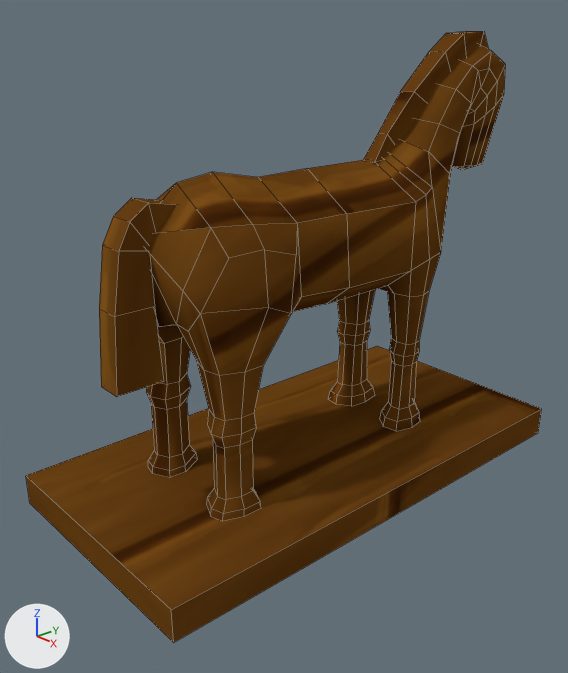
A saved change to the Blender file TowerDefenceGame/Assets/Art/Models/Characters/Trojan.blend.
Both versions are drawn from a 50 mm camera at (4.27, -3.99, 3.36) aimed at (-0.06, -0.18, 1.08). The lights are fixed; the arrows at lower left show +X, +Y and +Z. Mesh edges are drawn as thin lines.
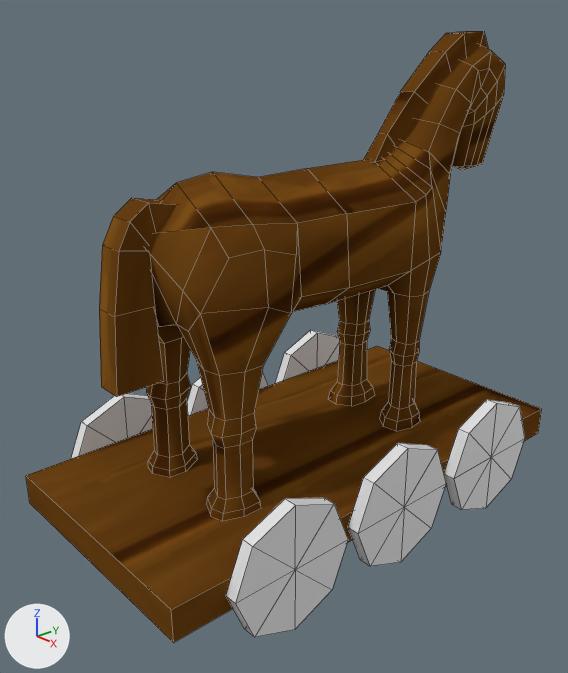
The newer file is also turned or shifted as a whole; pictures and numbers use the older file's frame.

Pixel boxes (x1, y1, x2, y2) of what changed, in the pictures (568 x 673 px):
'Wheel.002', added
    after: (226, 498, 348, 637)
'Wheel.001', added
    after: (348, 443, 446, 566)
'Wheel', added
    after: (444, 399, 525, 509)
'Wheel.005', added
    after: (71, 394, 153, 459)
'Wheel.003', added
    after: (275, 330, 340, 383)
'Wheel.004', added
    after: (187, 371, 268, 415)
part 1 of me_cube_001, built on
    both: (389, 140, 450, 249)

What changed in the scene script:
```text
Change me_cube_001:
    used by ob_cube_001; location = (0.0, -1.302, 2.221); scale = (0.0996, 0.0996, 0.0996)
    remove me_cube_001.from_pydata(...)  # 420 vertices, 410 faces; spans x -10.0..10.0, y -7.0..34.8, z -23.6..10.9
    add me_cube_001.from_pydata(...)  # 428 vertices, 418 faces; spans x -10.0..10.0, y -7.0..34.8, z -23.6..10.9
    me_cube_001 part 1
    8 faces are deleted
    8 vertices are added at x -3.6..3.6, y 21.9..27.1, z -4.8..2.7
    16 new faces join them, smooth
Add me_cylinder_010:
    me_cylinder_010.from_pydata(...)  # an 8-sided cylinder along x spanning x -0.05..0.05, y -0.5..0.5, z -0.5..0.5
Add ob_wheel_005:
    ob_wheel_005 = bpy.data.objects.new('Wheel.005', me_cylinder_010)
    ob_wheel_005.location = (-1.05, -1.099, 0.009)
Add ob_wheel_004:
    ob_wheel_004 = bpy.data.objects.new('Wheel.004', me_cylinder_010.copy())
    ob_wheel_004.location = (-1.05, 0.001, 0.009)
Add ob_wheel_003:
    ob_wheel_003 = bpy.data.objects.new('Wheel.003', me_cylinder_010.copy())
    ob_wheel_003.location = (-1.05, 1.101, 0.009)
Add ob_wheel_002:
    ob_wheel_002 = bpy.data.objects.new('Wheel.002', me_cylinder_010.copy())
    ob_wheel_002.location = (1.05, -1.099, 0.009)
Add ob_wheel_001:
    ob_wheel_001 = bpy.data.objects.new('Wheel.001', me_cylinder_010.copy())
    ob_wheel_001.location = (1.05, 0.001, 0.009)
Add ob_wheel:
    ob_wheel = bpy.data.objects.new('Wheel', me_cylinder_010.copy())
    ob_wheel.location = (1.05, 1.101, 0.009)
```
